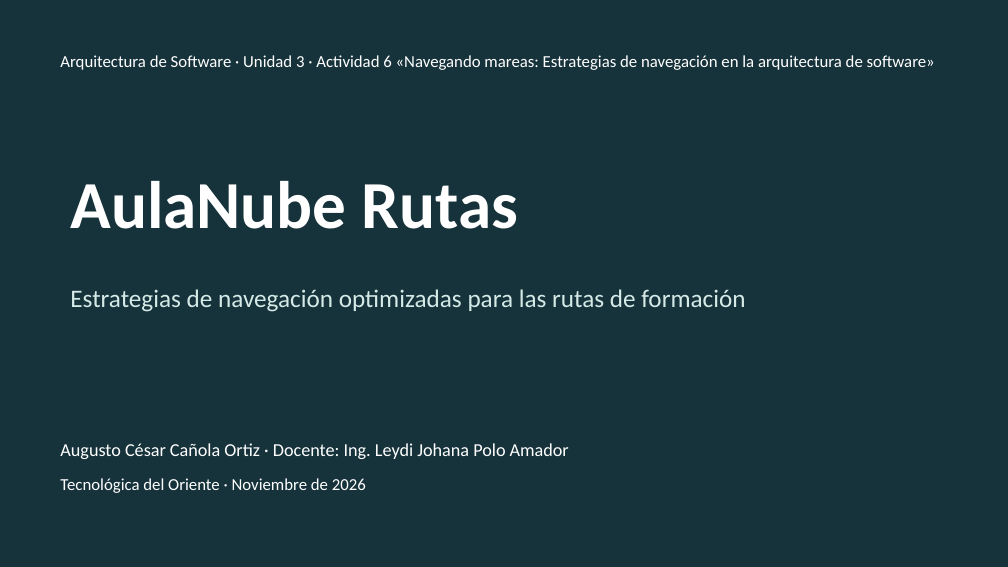
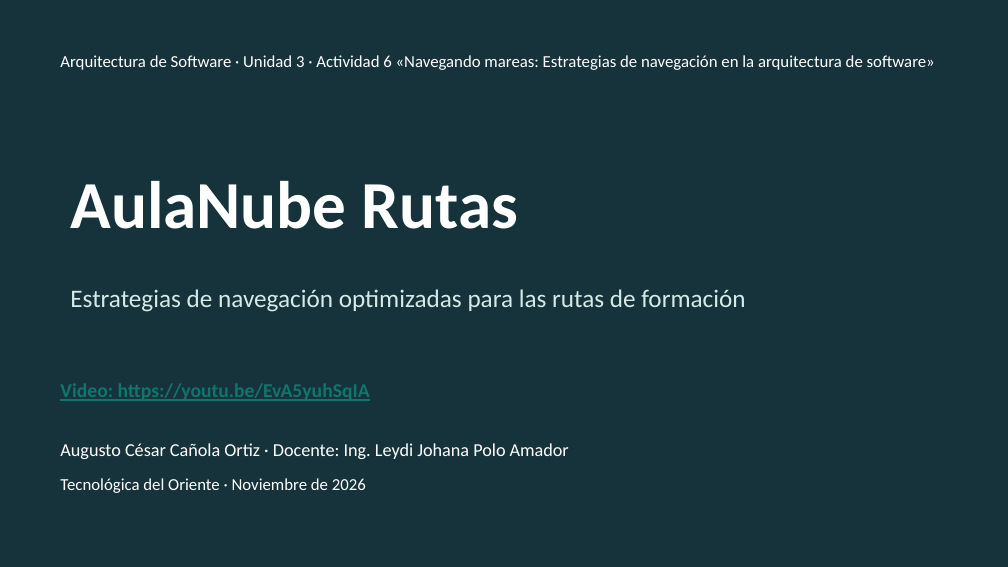
Before and after one commit to augustocco/aulanube-rutas, a slide deck: slide 1 of docs/presentacion/Presentacion-AulaNube-Rutas.pptx. Drawn at 1008x567 pixels with LibreOffice and Linux fonts; fonts in the diff are those of the drawing. Boxes give left, top, right and bottom in pixels: in the first picture for what was removed or moved away, otherwise in the second. Text is boxed around its words. In the diff, an @@ line names an element or a change of style, - is before the commit and + after.

```diff
--- a/docs/presentacion/Presentacion-AulaNube-Rutas.pptx
+++ b/docs/presentacion/Presentacion-AulaNube-Rutas.pptx
@@ text added at (60,383,370,401), 14 pt, text #0F766E, bold, underline @@
+Video: https://youtu.be/EvA5yuhSqIA
```
Also in this commit, not shown: 5 other files.
